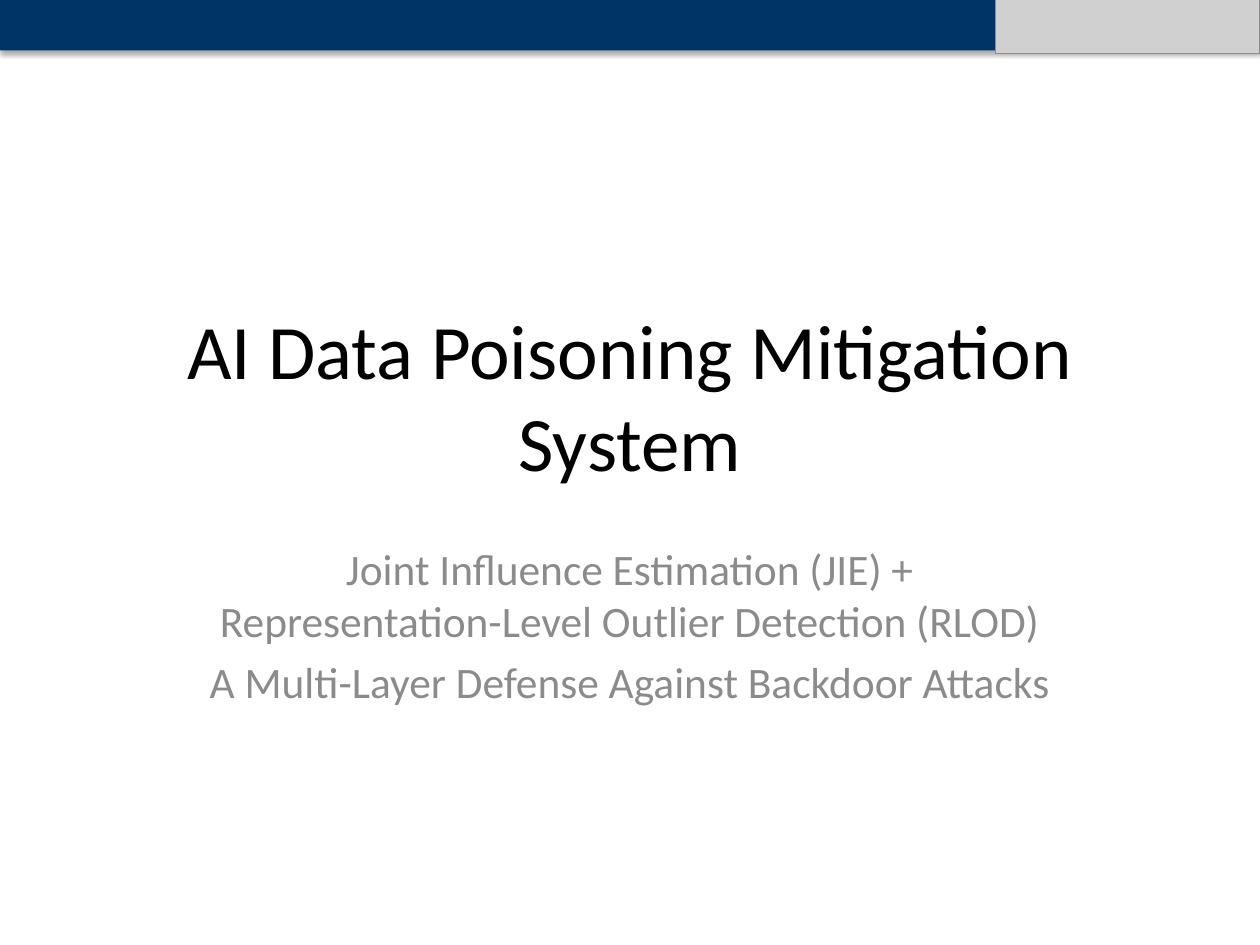
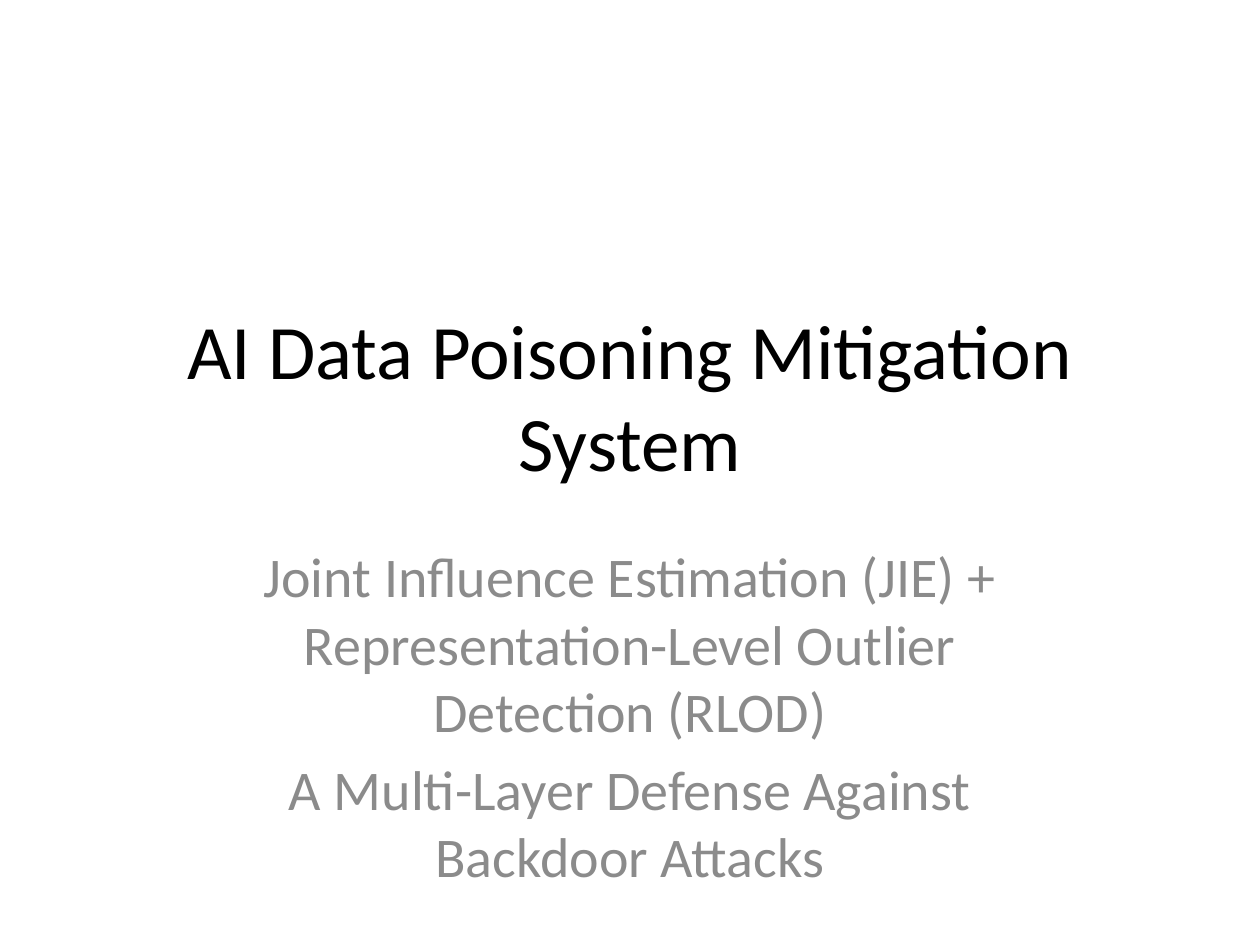
Before and after one commit to Jinendran10/Mini-Project, a slide deck: slide 1 of AI_Data_Poisoning_Mitigation_Presentation.pptx (slide 2 before the commit). Drawn at 1260x945 pixels with LibreOffice and Linux fonts; fonts in the diff are those of the drawing; grey boxes stand for pictures. Boxes give left, top, right and bottom in pixels: in the first picture for what was removed or moved away, otherwise in the second. Text is boxed around its words. In the diff, an @@ line names an element or a change of style, - is before the commit and + after.

```diff
--- a/AI_Data_Poisoning_Mitigation_Presentation.pptx
+++ b/AI_Data_Poisoning_Mitigation_Presentation.pptx
@@ rectangle removed at (x1=0, y1=0, x2=1260, y2=50) @@
@@ picture removed at (x1=995, y1=0, x2=1260, y2=53) @@
@@ subtitle "Joint Influence Estimation (JIE) + ..." at (x1=264, y1=556, x2=971, y2=878): size 24.8 to 32 pt; more space between paragraphs @@
```
Also in this commit, not shown: 16 other slides changed, 1 slide added, 2 slides removed, 5 other files.
